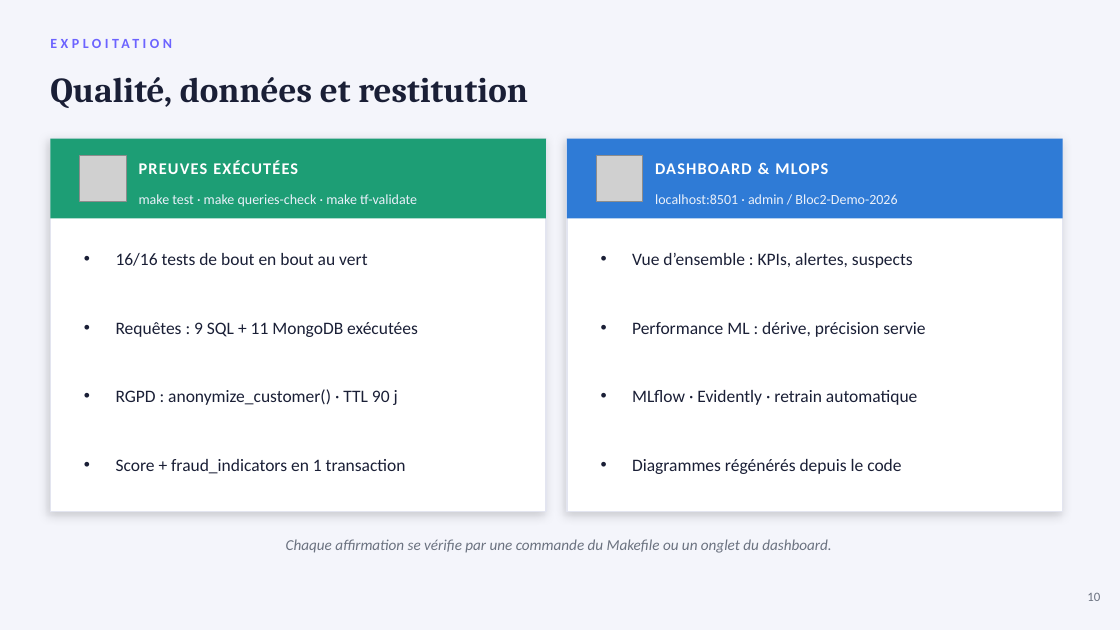
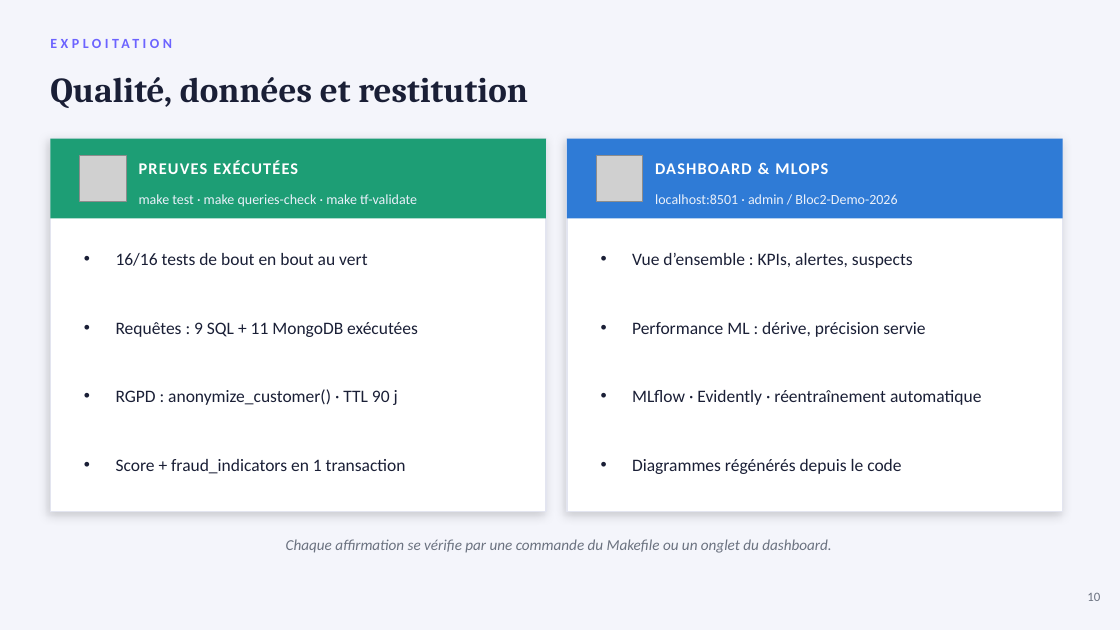
Before and after one commit to PDUCLOS/BLOC2-STRIPE, a slide deck: slide 12 of presentation/stripe_presentation_bloc2.pptx (slide 13 before the commit). Drawn at 1120x630 pixels with LibreOffice and Linux fonts; fonts in the diff are those of the drawing; grey boxes stand for pictures. Boxes give left, top, right and bottom in pixels: in the first picture for what was removed or moved away, otherwise in the second. Text is boxed around its words. In the diff, an @@ line names an element or a change of style, - is before the commit and + after.

```diff
--- a/presentation/stripe_presentation_bloc2.pptx
+++ b/presentation/stripe_presentation_bloc2.pptx
@@ text at [632,390,981,405]: text changed @@
-• MLflow · Evidently · retrain automatique
+• MLflow · Evidently · réentraînement automatique
```
Also in this commit, not shown: 2 other slides changed, 20 other files.
